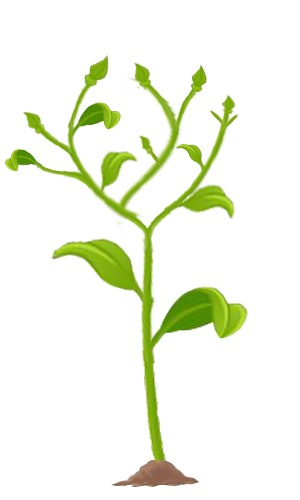
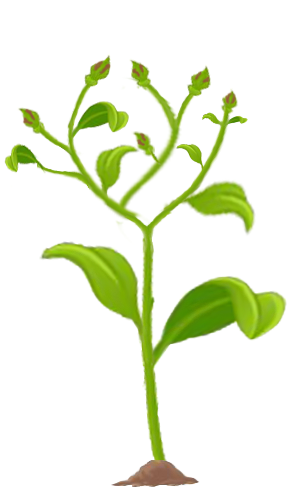
Two versions of the same layered image (300x500). Layer-by-layer changes:
renamed "Ebene 10 Kopie" to "Ebene 18", moved it above "Ebene 1", painted on it over (4, 79, 287, 461)
painted on "Ebene 13" over (4, 143, 46, 174)
removed layer "Ebene 10 Kopie 2" over (222, 113, 239, 133)
moved "Ebene 17" above "Ebene 3 Kopie", painted on it over (5, 55, 247, 461)
added layer "Ebene 3 Kopie" (1st of 2) above "Ebene 16 Kopie" over (224, 115, 248, 128)
painted on "Ebene 16 Kopie" over (129, 58, 152, 89)
painted on "Ebene 16" over (137, 61, 212, 97)
painted on "Ebene 14" over (84, 54, 111, 88)
painted on "Ebene 3 Kopie" (2nd of 2) over (67, 101, 129, 148)
painted on "Ebene 12 Kopie" over (131, 131, 155, 157)
painted on "Ebene 12" over (17, 107, 46, 135)
painted on "Ebene 11" over (220, 88, 239, 115)
painted on "Ebene 2 Kopie 2" over (93, 143, 143, 207)
painted on "Ebene 2 Kopie" over (162, 178, 256, 236)
painted on "Ebene 2" over (39, 237, 148, 350)
painted on "Ebene 9" over (141, 275, 287, 390)
